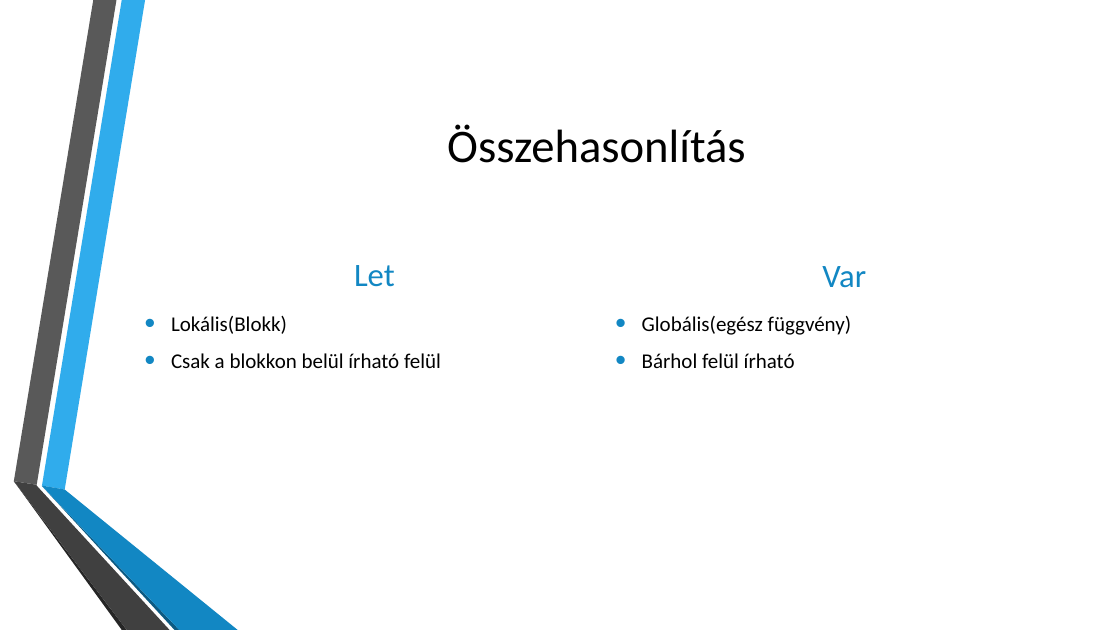
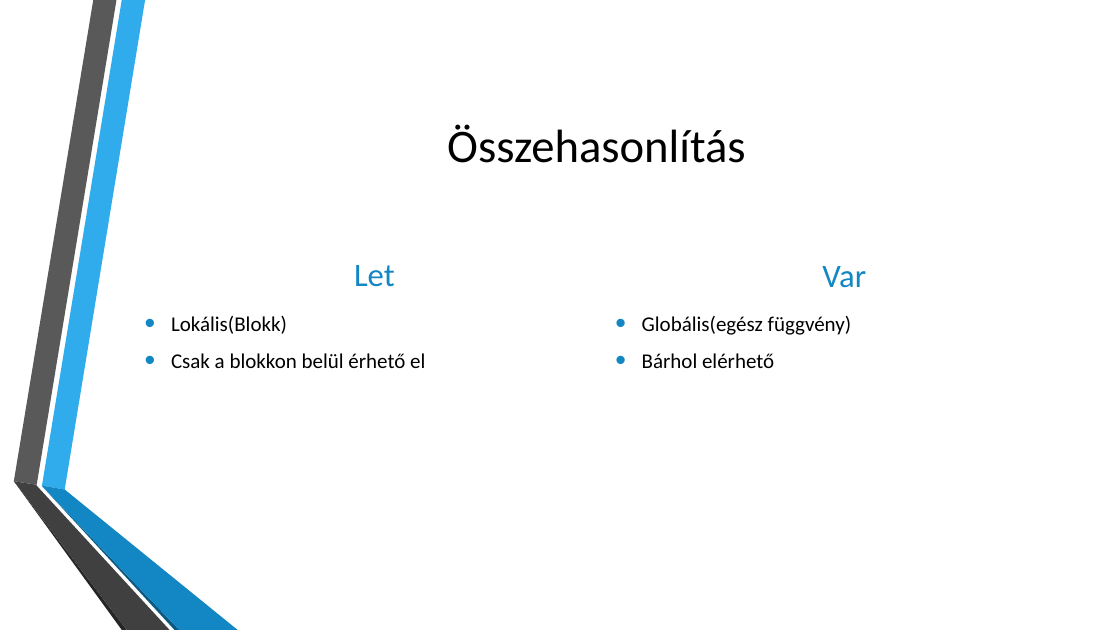
Before and after one commit to szikonyaattila/letvsvar, a slide deck: slide 4 of Let vs Var.pptx. Drawn at 1120x630 pixels with LibreOffice and Linux fonts; fonts in the diff are those of the drawing; background and template pictures are left out. Boxes give left, top, right and bottom in pixels: in the first picture for what was removed or moved away, otherwise in the second. Text is boxed around its words. In the diff, an @@ line names an element or a change of style, - is before the commit and + after.

```diff
--- a/Let vs Var.pptx
+++ b/Let vs Var.pptx
@@ text at (171, 353, 425, 368): text changed @@
-• Csak a blokkon belül írható felül
+• Csak a blokkon belül érhető el
@@ text at (642, 353, 774, 368): text changed @@
-• Bárhol felül írható
+• Bárhol elérhető
```
Also in this commit, not shown: 1 slide added.
